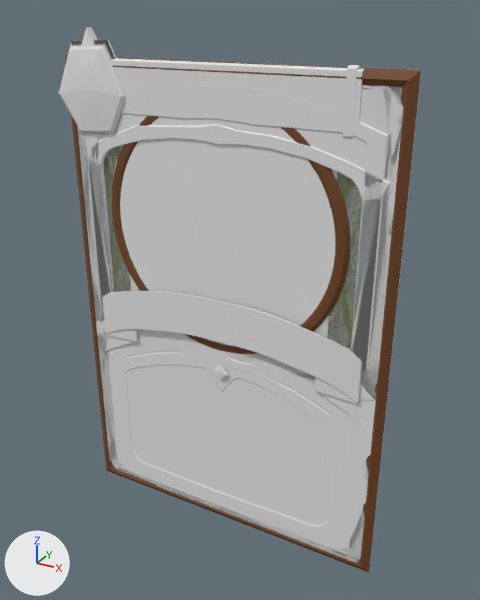
A saved change to the FBX model Assets/Models/card.fbx.
Camera for both pictures: a 50 mm camera at (1.24, -2.1, 2.17) aimed at (0.05, 0.06, 1.09). Lighting does not change. The marker at lower left points along +X, +Y and +Z. Where no turn or scale is listed for an object, it has been applied to the vertices.

The older version as bpy lines, for what is in view:
```python
me_cube_009 = bpy.data.meshes.new('Cube.009')
me_cube_009.from_pydata(...)  # 1050 vertices, 820 faces; spans x -0.7..0.7, y -0.02..0.02, z 0.01..2.01
me_plane = bpy.data.meshes.new('Plane')
me_plane.from_pydata([(-0.7, 0.0, 0.0), (0.7, 0.0, 0.0), (-0.7, 0.0, 2.0), (0.7, 0.0, 2.0), (0.7, 0.0, 0.0), (-0.7, 0.0, 0.0), (0.7, 0.0, 2.0), (-0.7, 0.0, 2.0), (-0.45, 0.0, 0.94), (0.45, 0.0, 0.94), (-0.45, 0.0, 1.84), (0.45, 0.0, 1.84)], [], [(0, 1, 3, 2), (4, 5, 7, 6), (8, 9, 11, 10)])
me_plane.materials.append(mat_material_001)  # its picture is missing
me_plane_001 = bpy.data.meshes.new('Plane.001')
me_plane_001.from_pydata([(-0.7, 0.0, 0.0), (0.7, 0.0, 0.0), (-0.7, 0.0, 2.0), (0.7, 0.0, 2.0), (0.7, 0.0, 0.0), (-0.7, 0.0, 0.0), (0.7, 0.0, 2.0), (-0.7, 0.0, 2.0)], [], [(0, 1, 3, 2), (4, 5, 7, 6), (3, 6, 7, 2), (2, 7, 5, 0), (0, 5, 4, 1), (1, 4, 6, 3)])
me_plane_003 = bpy.data.meshes.new('Plane.003')
me_plane_003.from_pydata(...)  # 280 vertices, 548 faces; spans x -0.7..0.7, y -0.02..0.0, z 0.0..2.0
# faces by material slot: [62, 412, 74]
me_plane_003.materials.append(mat_material_002)  # white #e7e7e7
me_plane_003.materials.append(mat_material_003)  # brown #724420
me_plane_003.materials.append(mat_material_004)  # green #738336
ob_card = bpy.data.objects.new('card', me_plane)
ob_card.location = (0.0, 0.0, 0.0)
ob_card_001 = bpy.data.objects.new('card.001', me_plane_003)
ob_card_001.location = (0.0, 0.0, 0.0)
ob_cardcol = bpy.data.objects.new('cardCol', me_plane_001)
ob_cardcol.location = (0.0, 0.0, 0.0)
ob_cube_004 = bpy.data.objects.new('Cube.004', me_cube_009)
ob_cube_004.location = (0.0, 0.0, 0.0)
# also in view: 'Cube' at (-0.57, 0.0, 1.88); 'Cube.002' at (0.0, -0.01, 1.0)
```
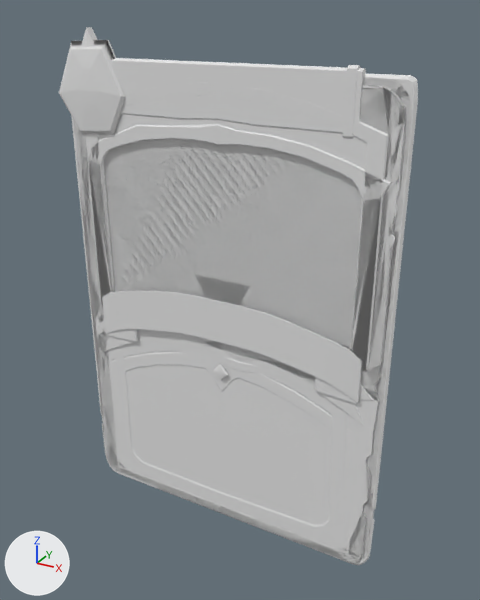
Diff of the bpy script that builds the scene:
```diff
--- a/Assets/Models/card.fbx.py
+++ b/Assets/Models/card.fbx.py
@@ ob_card_001 @@
-ob_card_001 = bpy.data.objects.new('card.001', me_plane_003)
-ob_card_001.location = (0.0, 0.0, 0.0)
@@ ob_cardcol @@
-ob_cardcol = bpy.data.objects.new('cardCol', me_plane_001)
-ob_cardcol.location = (0.0, 0.0, 0.0)
@@ ob_card @@
-ob_card = bpy.data.objects.new('card', me_plane)
-ob_card.location = (0.0, 0.0, 0.0)
```

Location of each change, [x1, y1, x2, y2] in pixels of the pictures (480 x 600 px):
'card.001', deleted
    before: [65, 55, 421, 572]
    faces in mat_material_002 (white #e7e7e7): [120, 138, 335, 326]
    faces in mat_material_003 (brown #724420): [65, 55, 421, 572]
    faces in mat_material_004 (green #738336): [103, 148, 362, 348]
'cardCol', deleted
    before: [103, 57, 421, 570]
'card', deleted
    before: [121, 145, 337, 338]
